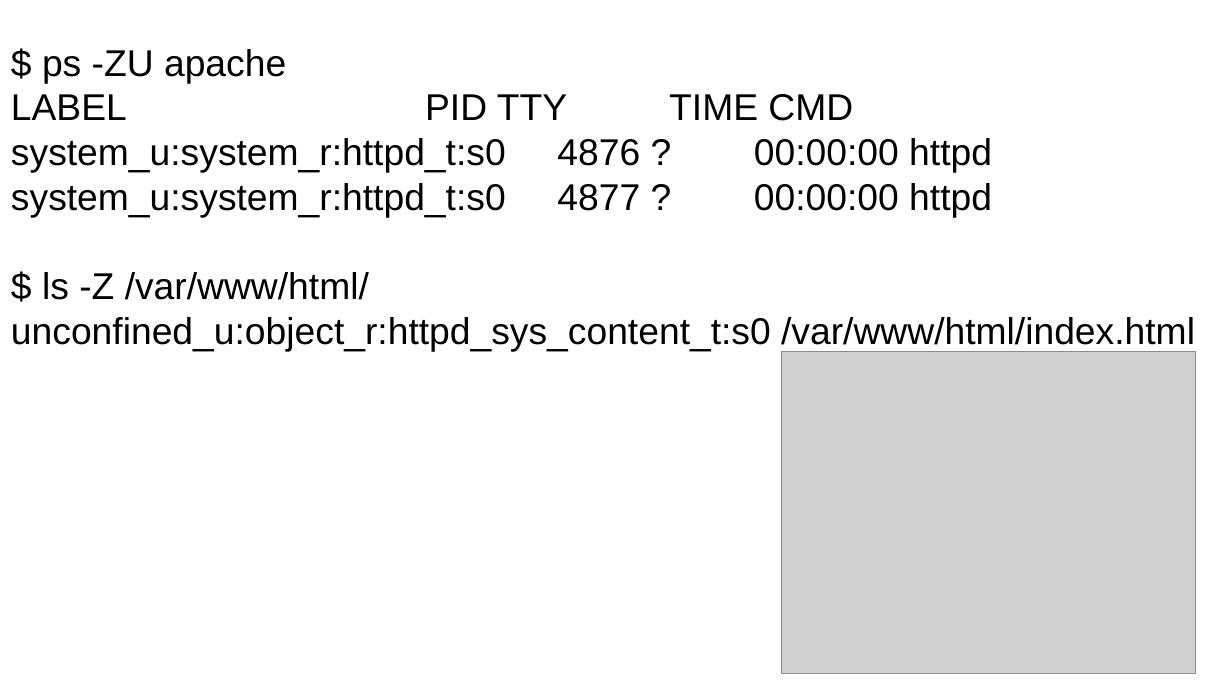
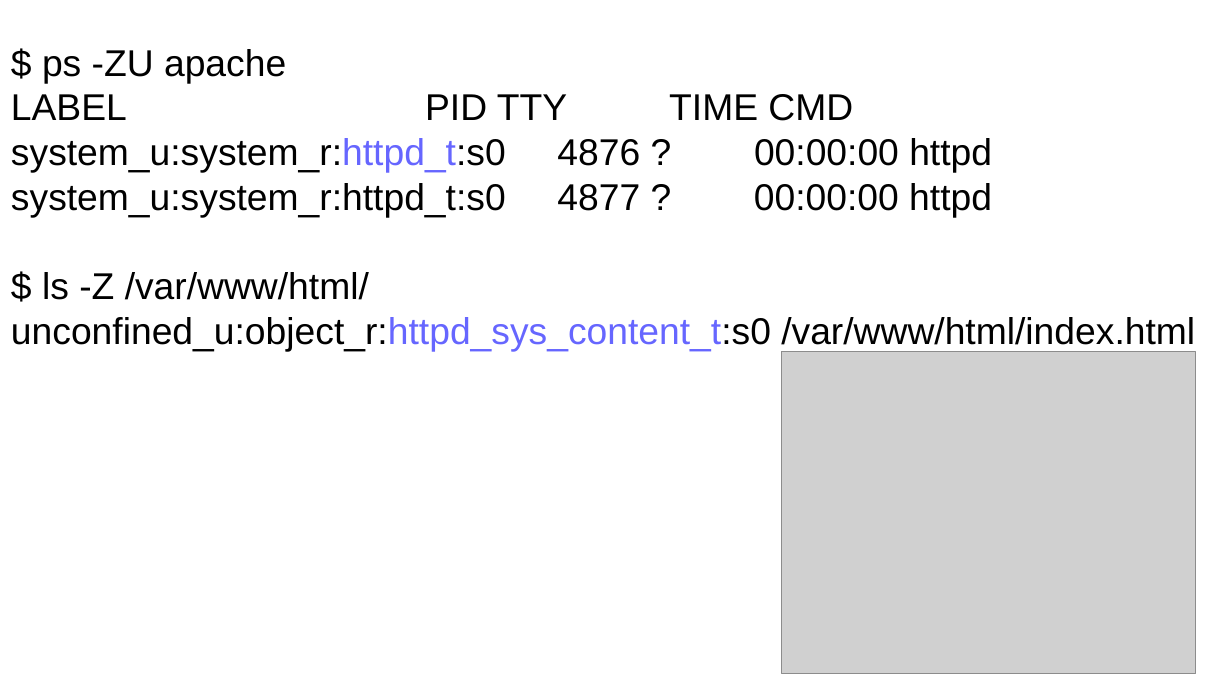
Before and after one commit to laubersm/LauberSolutions, a slide deck: slide 8 of SELinux/ItsAboutTheLabels-screen16-9.odp. Drawn at 1232x693 pixels with LibreOffice and Linux fonts; fonts in the diff are those of the drawing; grey boxes stand for pictures. Boxes give left, top, right and bottom in pixels: in the first picture for what was removed or moved away, otherwise in the second. Text is boxed around its words. In the diff, an @@ line names an element or a change of style, - is before the commit and + after.

Commit message:
formatting modifications

```diff
--- a/SELinux/ItsAboutTheLabels-screen16-9.odp
+++ b/SELinux/ItsAboutTheLabels-screen16-9.odp
@@ text at <box>11,138,1195,352</box>: text colour #000000 to #6666FF in "system_u:system_r:httpd_t:s0", "unconfined_u:object_r:httpd_sys_content_t:s0" @@
```
Also in this commit, not shown: 9 other slides changed, 3 slides added.
